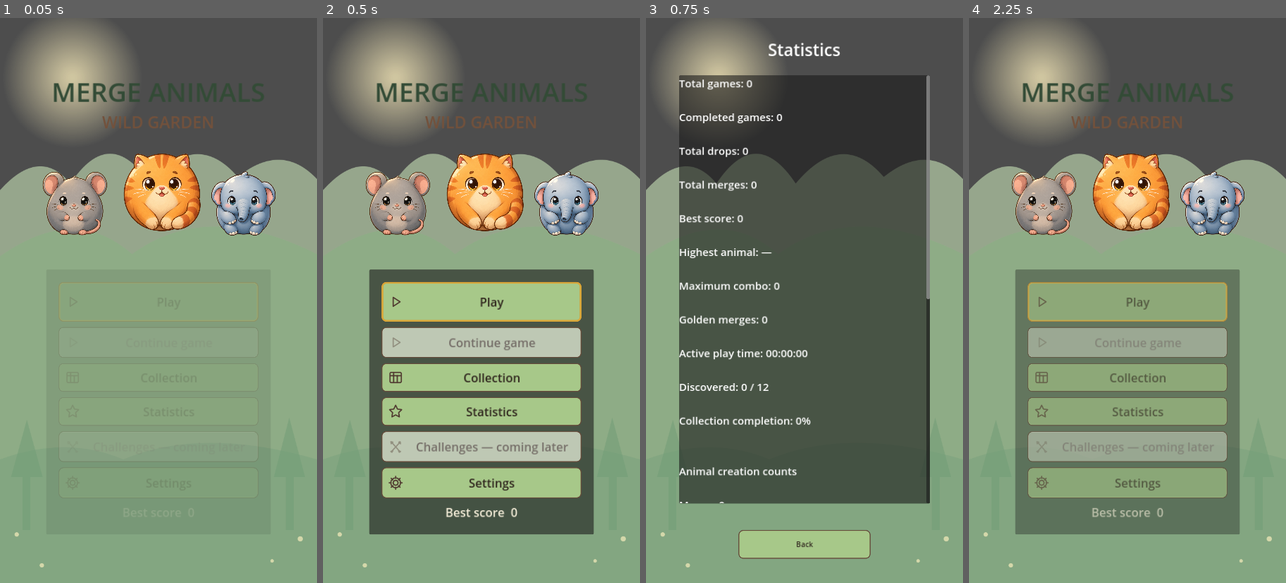
Above: before the commit, frames 1-4 (left to right).
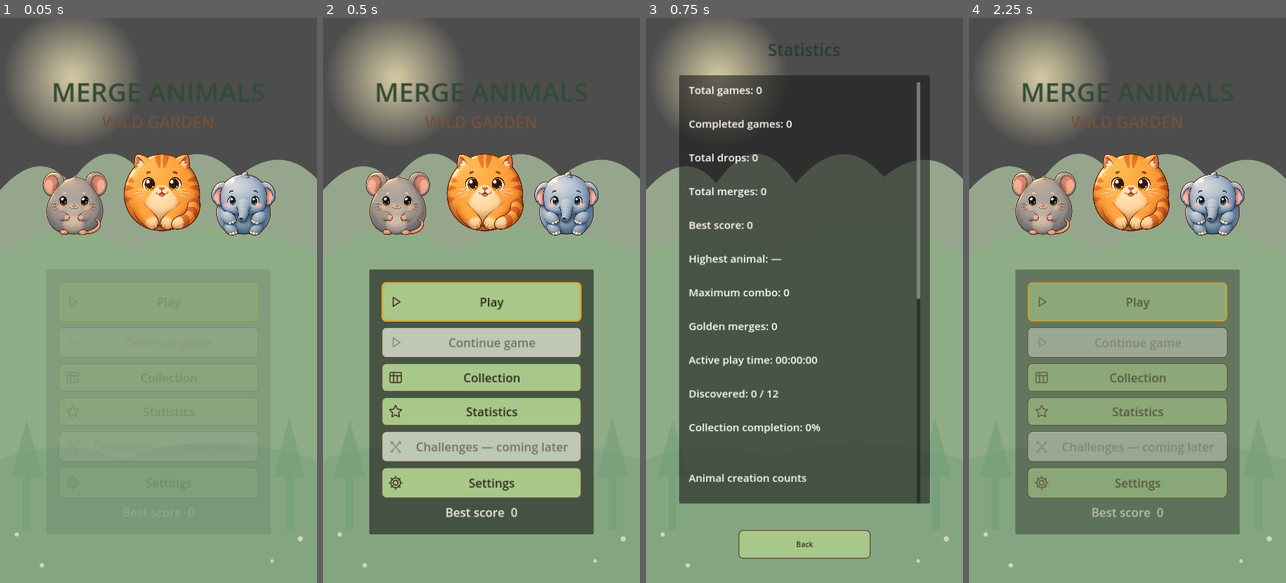
Above: after the commit, the same moments.

Repository: sandikovcusu-commits/MergeAnimal
Game: Godot game, scene res://scenes/ui/MainMenu.tscn
Two runs of this game, one before a commit and one after it. Both use one fixed random seed, a clock stepped at 60 frames per second and the inputs below.
Inputs (mouse positions are in pixels of both pictures, inside the frame that each line leads up to):
- Up to frame 1 (0.05 s): no input
- Up to frame 2 (0.5 s): no input
- Up to frame 3 (0.75 s): click "Statistics" at 0.5 s
- Up to frame 4 (2.25 s): tap Enter (ui_accept) at 1.25, 1.52 s; move the mouse to (1197, 272) at 1.27 s; click (1197, 272) at 1.42 s; click "Back" at 2 s

Frames 1-2 are identical in both runs. In frame 3, 7.1% of the frame differs, in the area x 10-90%, y 4-86%; in frame 4, nothing differs.

Commit message:
Improve collection legibility and guard corrupt progression
Co-authored-by: arena-agent <297053741+arena-agent@users.noreply.github.com>

Diff:
--- a/MergeAnimals/scripts/save/SessionSave.gd
+++ b/MergeAnimals/scripts/save/SessionSave.gd
@@ -45,7 +45,8 @@
 	for path in [PATH, PATH + ".bak"]:
 		var envelope := SaveManager._read_envelope(path)
 		if envelope.status in ["future", "io_error"] or _future_schema(envelope): return false
-	return true
+	var doc := load_document()
+	return doc.status in ["ok", "recovered", "missing"]
 
 static func _inactive(data: Dictionary) -> bool:
 	return data.get("session_version") == 1 and data.get("active") == false and (not data.has("progression") or Progression.valid(data.progression))
--- a/MergeAnimals/scripts/ui/Collection.gd
+++ b/MergeAnimals/scripts/ui/Collection.gd
@@ -2,8 +2,6 @@
 const FOREST := preload("res://assets/backgrounds/forest_garden.svg")
 const THEME := preload("res://assets/ui/themes/forest.tres")
 const IDS := Progression.IDS
-const NAMES := ["Mouse", "Hamster", "Rabbit", "Cat", "Dog", "Fox", "Raccoon", "Koala", "Panda", "Bear", "Lion", "Elephant"]
-const DESCRIPTIONS := ["A curious little garden visitor.", "A tiny friend with full cheeks.", "A gentle, energetic hopper.", "A playful and watchful companion.", "A loyal friend with a happy spirit.", "A clever explorer of the woods.", "A nimble collector with a striped tail.", "A peaceful tree-loving friend.", "A calm bear with a love of leaves.", "A large and gentle forest friend.", "A proud and warm-hearted guardian.", "A mighty friend with a gentle trunk."]
 var progress: Dictionary
 var cards: Array[Button] = []
 var detail: PanelContainer
@@ -20,8 +18,12 @@
 
 func _build() -> void:
 	var background := TextureRect.new(); background.texture = FOREST; background.set_anchors_and_offsets_preset(Control.PRESET_FULL_RECT); background.expand_mode = TextureRect.EXPAND_IGNORE_SIZE; background.mouse_filter = Control.MOUSE_FILTER_IGNORE; add_child(background)
-	var heading := Label.new(); heading.position = Vector2(80,  …(121 unchanged characters)… size_override("font_size", 36); heading.text = tr("COLLECTION_TITLE"); add_child(heading)
-	var progress_text := Label.new(); progress_text.position = Vector2(80, 108); progress_text.size = Vector2(560, 35); progress_text.horizontal_alignment = HORIZONTAL_ALIGNMENT_CENTER; progress_text.add_theme_font_size_override("font_size", 24); progress_text.text = "%s  %d / 12" % [tr("DISCOVERED"), Progression.discovered(progress)]; add_child(progress_text)
+	var heading := Label.new(); heading.position = Vector2(80,  …(121 unchanged characters)… size_override("font_size", 36); heading.add_theme_color_override("font_color", Color("263e2b")); heading.text = tr("COLLECTION_TITLE"); add_child(heading)
+	if SessionSave.load_document().status in ["corrupt", "future", "io_error"]:
+		var warning := Label.new(); warning.position = Vector2(100, 300); warning.size = Vector2(520, 180); warning.autowrap_mode = TextServer.AUTOWRAP_WORD_SMART; warning.text = tr("DATA_UNAVAILABLE"); warning.add_theme_font_size_override("font_size", 26); warning.add_theme_color_override("font_color", Color("263e2b")); add_child(warning)
+		_add_back()
+		return
+	var progress_text := Label.new(); progress_text.position = Vector2(80, 108); progress_text.size = Vector2(560, 35); progress_text.horizontal_alignment = HORIZONTAL_ALIGNMENT_CENTER; progress_text.add_theme_font_size_override("font_size", 24); progress_text.add_theme_color_override("font_color", Color("263e2b")); progress_text.text = "%s  %d / 12" % [tr("DISCOVERED"), Progression.discovered(progress)]; add_child(progress_text)
 	var bar := ProgressBar.new(); bar.position = Vector2(110, 150); bar.size = Vector2(500, 24); bar.max_value = 12; bar.value = Progression.discovered(progress); bar.show_percentage = false; add_child(bar)
 	scroll = ScrollContainer.new(); scroll.name = "CollectionScroll"; scroll.position = Vector2(55, 195); scroll.size = Vector2(610, 938); scroll.horizontal_scroll_mode = ScrollContainer.SCROLL_MODE_DISABLED; add_child(scroll)
 	var grid := GridContainer.new(); grid.name = "AnimalGrid"; grid.columns = 3; grid.size_flags_horizontal = Control.SIZE_EXPAND_FILL; grid.add_theme_constant_override("h_separation", 8); grid.add_theme_constant_override("v_separation", 8); scroll.add_child(grid)
@@ -35,13 +37,16 @@
 		var art := TextureRect.new(); art.name = "Sprite"; art.custom_minimum_size = Vector2(100, 86); art.texture = data.sprite; art.expand_mode = TextureRect.EXPAND_IGNORE_SIZE; art.stretch_mode = TextureRect.STRETCH_KEEP_ASPECT_CENTERED; art.mouse_filter = Control.MOUSE_FILTER_IGNORE
 		if not unlocked: art.modulate = Color(0.12, 0.16, 0.13, 0.92)
 		column.add_child(art)
-		for line in ["%s · %d" % [tr(data.translation_key), i + 1], tr("UNLOCKED") if unlocked else tr("LOCKED"), "%s: %d" % [tr("CREATED"), int(entry.count)], str(entry.date).substr(0, 10) if unlocked else tr("UNDISCOVERED"), DESCRIPTIONS[i] if unlocked else tr("UNLOCK_HINT")]:
-			var label := Label.new(); label.text = line; label.horizontal_alignment = HORIZONTAL_ALIGNMENT_CENTER; label.add_theme_font_size_override("font_size", 15); label.autowrap_mode = TextServer.AUTO …(90 unchanged characters)…
+		for line in ["%s · %s %d" % [tr(data.translation_key), tr("LEVEL"), i + 1], tr("UNLOCKED") if unlocked else tr("LOCKED"), "%s: %d" % [tr("CREATED"), int(entry.count)], str(entry.date).substr(0, 10) if unlocked else tr("UNDISCOVERED"), tr("ANIMAL_DESC_" + IDS[i].to_upper()) if unlocked else tr("UNLOCK_HINT")]:
+			var label := Label.new(); label.text = line; label.horizontal_alignment = HORIZONTAL_ALIGNMENT_CENTER; label.add_theme_font_size_override("font_size", 18); label.add_theme_color_override("font_color", Color("203a28")); label.autowrap_mode = TextServer.AUTO …(90 unchanged characters)…
 		if not unlocked:
 			var lock := TextureRect.new(); lock.name = "Lock"; lock.texture = load("res://assets/ui/icons/lock.svg"); lock.position = Vector2(148, 10); lock.size = Vector2(24, 24); lock.expand_mode = TextureRect.EXPAND_IGNORE_SIZE; lock.mouse_filter = Control.MOUSE_FILTER_IGNORE; card.add_child(lock)
 		card.pressed.connect(func(): _show_detail(index))
+	_add_back()
+	_build_detail()
+
+func _add_back() -> void:
 	var back := Button.new(); back.name = "Back"; back.text = tr("BACK"); back.position = Vector2(210, 1160); back.size = Vector2(300, 65); add_child(back); back.pressed.connect(func(): get_tree().change_scene_to_file("res://scenes/ui/MainMenu.tscn"))
-	_build_detail()
 
 func _build_detail() -> void:
 	detail = PanelContainer.new(); detail.name = "AnimalDetails"; detail.position = Vector2(95, 300); detail.size = Vector2(530, 600); detail.z_index = 10; detail.visible = false; add_child(detail)
@@ -56,5 +61,5 @@
 	var unlocked := int(entry.count) > 0
 	detail_image.texture = data.sprite
 	detail_image.modulate = Color.WHITE if unlocked else Color(0.12, 0.16, 0.13, 0.92)
-	detail_label.text = "%s\n%s %d · %s\n%s: %d\n%s: %s\n\n%s"  …(144 unchanged characters)… UND"), entry.date if unlocked else "—", DESCRIPTIONS[index] if unlocked else tr("UNLOCK_HINT")]
+	detail_label.text = "%s\n%s %d · %s\n%s: %d\n%s: %s\n\n%s"  …(144 unchanged characters)… UND"), entry.date if unlocked else "—", tr("ANIMAL_DESC_" + IDS[index].to_upper()) if unlocked else tr("UNLOCK_HINT")]
 	detail.visible = true
--- a/MergeAnimals/scripts/ui/Statistics.gd
+++ b/MergeAnimals/scripts/ui/Statistics.gd
@@ -8,18 +8,25 @@
 	theme = THEME
 	progress = SessionSave.load_progression()
 	var background := TextureRect.new(); background.texture = FOREST; background.set_anchors_and_offsets_preset(Control.PRESET_FULL_RECT); background.expand_mode = TextureRect.EXPAND_IGNORE_SIZE; background.mouse_filter = Control.MOUSE_FILTER_IGNORE; add_child(background)
-	var heading := Label.new(); heading.position = Vector2(60,  …(146 unchanged characters)… me_font_size_override("font_size", 38); add_child(heading)
+	var heading := Label.new(); heading.position = Vector2(60,  …(146 unchanged characters)… me_font_size_override("font_size", 38); heading.add_theme_color_override("font_color", Color("263e2b")); add_child(heading)
+	if SessionSave.load_document().status in ["corrupt", "future", "io_error"]:
+		var warning := Label.new(); warning.position = Vector2(100, 300); warning.size = Vector2(520, 180); warning.autowrap_mode = TextServer.AUTOWRAP_WORD_SMART; warning.text = tr("DATA_UNAVAILABLE"); warning.add_theme_font_size_override("font_size", 26); warning.add_theme_color_override("font_color", Color("263e2b")); add_child(warning)
+		_add_back()
+		return
 	var panel := PanelContainer.new(); panel.position = Vector2(75, 130); panel.size = Vector2(570, 970); add_child(panel)
-	var scroll := ScrollContainer.new(); scroll.horizontal_scroll_mode = ScrollContainer.SCROLL_MODE_DISABLED; panel.add_child(scroll)
+	var margins := MarginContainer.new(); margins.add_theme_constant_override("margin_left", 22); margins.add_theme_constant_override("margin_right", 22); margins.add_theme_constant_override("margin_top", 15); panel.add_child(margins)
+	var scroll := ScrollContainer.new(); scroll.horizontal_scroll_mode = ScrollContainer.SCROLL_MODE_DISABLED; margins.add_child(scroll)
 	text_label = Label.new(); text_label.name = "StatisticsText"; text_label.size_flags_horizontal = Control.SIZE_EXPAND_FILL; text_label.autowrap_mode = TextServer.AUTOWRAP_WORD_SMART; text_label.add_theme_font_size_override("font_size", 24); scroll.add_child(text_label)
 	var discovered := Progression.discovered(progress)
 	var highest := "—" if int(progress.highest_animal) == 0 else CollectionNames.name_for_level(int(progress.highest_animal))
-	var values := [["TOTAL_GAMES", progress.total_games], ["COMPLETED_GAMES", progress.completed_games], ["TOTAL_DROPS", progress.total_drops], ["TOTAL_MERGES", progress.total_merges], ["BEST_SCORE", progress.best_score], ["HIGHEST_ANIMAL", highest], ["MAX_COMBO", progress.max_combo], ["GOLDEN_MERGES", progress.golden_merges], ["PLAY_TIME", _format_time(float(prog …(121 unchanged characters)…
+	var values := [["TOTAL_GAMES", int(progress.total_games)], ["COMPLETED_GAMES", int(progress.completed_games)], ["TOTAL_DROPS", int(progress.total_drops)], ["TOTAL_MERGES", int(progress.total_merges)], ["BEST_SCORE", int(progress.best_score)], ["HIGHEST_ANIMAL", highest], ["MAX_COMBO", int(progress.max_combo)], ["GOLDEN_MERGES", int(progress.golden_merges)], ["PLAY_TIME", _format_time(float(prog …(121 unchanged characters)…
 	var lines: Array[String] = []
 	for pair in values: lines.append("%s: %s" % [tr(pair[0]), str(pair[1])])
 	lines.append("\n" + tr("ANIMAL_COUNTS"))
 	for i in range(12): lines.append("%s: %d" % [CollectionNames.name_for_level(i + 1), int(progress.animals[Progression.IDS[i]].count)])
 	text_label.text = "\n\n".join(lines)
+	_add_back()
+func _add_back() -> void:
 	var back := Button.new(); back.name = "Back"; back.text = tr("BACK"); back.position = Vector2(210, 1160); back.size = Vector2(300, 65); add_child(back); back.pressed.connect(func(): get_tree().change_scene_to_file("res://scenes/ui/MainMenu.tscn"))
 func _format_time(seconds: float) -> String:
 	var n := int(seconds)
--- a/MergeAnimals/scripts/ui/UIStrings.gd
+++ b/MergeAnimals/scripts/ui/UIStrings.gd
@@ -21,10 +21,10 @@
 	for locale in save_messages:
 		messages[locale].merge(save_messages[locale])
 	var collection_messages := {
-		"en": {"COLLECTION_TITLE":"Animal Collection", " …(586 unchanged characters)…
-		"az": {"COLLECTION_TITLE":"Heyvan kolleksiyası", …(590 unchanged characters)…
-		"tr": {"COLLECTION_TITLE":"Hayvan koleksiyonu",  …(591 unchanged characters)…
-		"ru": {"COLLECTION_TITLE":"Коллекция животных",  …(581 unchanged characters)…
+		"en": {"DATA_UNAVAILABLE":"Saved data is unavailable. Your files were not replaced.", "COLLECTION_TITLE":"Animal Collection", " …(586 unchanged characters)…
+		"az": {"DATA_UNAVAILABLE":"Saxlanmış məlumat əlçatan deyil. Fayllar dəyişdirilmədi.", "COLLECTION_TITLE":"Heyvan kolleksiyası", …(590 unchanged characters)…
+		"tr": {"DATA_UNAVAILABLE":"Kayıtlı veriler kullanılamıyor. Dosyalar değiştirilmedi.", "COLLECTION_TITLE":"Hayvan koleksiyonu",  …(591 unchanged characters)…
+		"ru": {"DATA_UNAVAILABLE":"Сохранённые данные недоступны. Файлы не изменены.", "COLLECTION_TITLE":"Коллекция животных",  …(581 unchanged characters)…
 	}
 	var animal_names := {
 		"en": ["Mouse", "Hamster", "Rabbit", "Cat", "Dog", "Fox", "Raccoon", "Koala", "Panda", "Bear", "Lion", "Elephant"],
@@ -32,9 +32,17 @@
 		"tr": ["Fare", "Hamster", "Tavşan", "Kedi", "Köpek", "Tilki", "Rakun", "Koala", "Panda", "Ayı", "Aslan", "Fil"],
 		"ru": ["Мышь", "Хомяк", "Кролик", "Кошка", "Собака", "Лиса", "Енот", "Коала", "Панда", "Медведь", "Лев", "Слон"]
 	}
+	var animal_descriptions := {
+		"en": ["A curious little garden visitor.", "A tiny friend with full cheeks.", "A gentle, energetic hopper.", "A playful and watchful companion.", "A loyal friend with a happy spirit.", "A clever explorer of the woods.", "A nimble collector with a striped tail.", "A peaceful tree-loving friend.", "A calm bear with a love of leaves.", "A large and gentle forest friend.", "A proud and warm-hearted guardian.", "A mighty friend with a gentle trunk."],
+		"az": ["Maraqlı kiçik bağ qonağı.", "Yanaqları dolu balaca dost.", "Şən və zərif hoppanan dost.", "Oynaq və diqqətli yoldaş.", "Şən və sadiq dost.", "Meşənin ağıllı kəşfiyyatçısı.", "Zolaqlı quyruqlu çevik toplayıcı.", "Ağacları sevən sakit dost.", "Yarpaqları sevən sakit ayı.", "İri və mehriban meşə dostu.", "Qürurlu və mehriban gözətçi.", "Xortumlu, güclü və zərif dost."],
+		"tr": ["Meraklı küçük bahçe konuğu.", "Yanakları dolu küçük dost.", "Neşeli ve nazik bir zıpzıp.", "Oyuncu ve dikkatli bir arkadaş.", "Neşeli ve sadık bir dost.", "Ormanın zeki kâşifi.", "Çizgili kuyruklu çevik toplayıcı.", "Ağaçları seven sakin dost.", "Yaprakları seven sakin ayı.", "Büyük ve nazik orman dostu.", "Gururlu ve sıcak kalpli bekçi.", "Hortumlu, güçlü ve nazik dost."],
+		"ru": ["Любопытный маленький гость сада.", "Маленький друг с полными щёчками.", "Нежный и энергичный прыгун.", "Игривый и внимательный друг.", "Верный и весёлый друг.", "Умный исследователь леса.", "Ловкий собиратель с полосатым хвостом.", "Спокойный любитель деревьев.", "Спокойный медведь, любящий листья.", "Большой и добрый лесной друг.", "Гордый и добросердечный защитник.", "Сильный и нежный друг с хоботом."]
+	}
 	for locale in collection_messages:
 		messages[locale].merge(collection_messages[locale])
-		for i in range(12): messages[locale]["ANIMAL_" + Progression.IDS[i].to_upper()] = animal_names[locale][i]
+		for i in range(12):
+			messages[locale]["ANIMAL_" + Progression.IDS[i].to_upper()] = animal_names[locale][i]
+			messages[locale]["ANIMAL_DESC_" + Progression.IDS[i].to_upper()] = animal_descriptions[locale][i]
 	var tutorial_messages := {
 		"en": {"REPLAY_TUTORIAL":"Replay tutorial", "SKIP":"Skip", "DONE":"Done", "TUTORIAL_MOVE":"Drag left or right to aim" …(224 unchanged characters)…
 		"az": {"REPLAY_TUTORIAL":"Təlimatı təkrarla", "SKIP":"Keç", "DONE":"Bitir", "TUTORIAL_MOVE":"Nişan almaq üçün sağa və …(237 unchanged characters)…
--- a/MergeAnimals/tests/integration/day62_collection.gd
+++ b/MergeAnimals/tests/integration/day62_collection.gd
@@ -27,6 +27,16 @@
 	check(migrated.best_score == 432 and migrated.total_games == 1 and Progression.discovered(migrated) == 0, "legacy migration preserves best without invented animals")
 	check(SettingsStore.load_values().language == "az", "legacy settings preserved")
 	legacy_game.queue_free(); await process_frame
+	paused = true
+	var legacy_menu = (load("res://scenes/ui/MainMenu.tscn") as PackedScene).instantiate()
+	root.add_child(legacy_menu); current_scene = legacy_menu; await process_frame
+	legacy_menu.continue_button.pressed.emit(); await frames(5)
+	var restored_legacy = current_scene
+	check(restored_legacy.has_method("save_session") and str(restored_legacy.rng.state) == legacy.rng_state and str(restored_legacy.current_data.id) == legacy.current and restored_legacy.best_score == 432, "legacy Continue restores session and best")
+	check(restored_legacy.save_session() == OK and SessionSave.load_session().data.has("progression") and Progression.discovered(restored_legacy.progression) == 0, "legacy session migrates without fake discovery")
+	paused = false
+	restored_legacy.queue_free(); await process_frame
+	current_scene = null
 	for suffix in ["", ".bak", ".tmp", ".bak.tmp"]:
 		DirAccess.remove_absolute(ProjectSettings.globalize_path(SessionSave.PATH + suffix))
 	set_meta("tutorial_requested", true)
@@ -59,7 +69,9 @@
 	game.debug_panel.visible = true
 	var before_count: int = int(game.progression.animals.rabbit.count)
 	game._debug_pair()
-	check(game.session_tainted and int(game.progression.animals.rabbit.count) == before_count, "debug spawn cannot progress collection")
+	var merges_before_debug: int = int(game.progression.total_merges)
+	for i in range(250): await physics_frame
+	check(game.session_tainted and int(game.progression.animals.rabbit.count) == before_count and int(game.progression.total_merges) == merges_before_debug, "debug spawn and subsequent collisions cannot progress collection or merge stats")
 	# New untainted session retains prior progress. Restart itself does not complete a game.
 	game._restart(); await frames(5); game = current_scene
 	check(int(game.progression.total_games) == 2 and int(game.progression.completed_games) == 0, "restart starts another game without completion")
@@ -81,6 +93,9 @@
 	var collection = current_scene
 	check(collection.cards.size() == 12 and collection.get_node_or_null("CollectionScroll/AnimalGrid") != null, "collection has 12 cards in three-column grid")
 	check(collection.cards[0].find_child("Lock", true, false) == null and collection.cards[11].find_child("Lock", true, false) != null, "unlocked and locked cards render appropriate state")
+	collection.scroll.scroll_vertical = int(collection.scroll.get_v_scroll_bar().max_value)
+	await frames()
+	check(collection.scroll.scroll_vertical > 0, "collection grid scrolls to later animals")
 	collection.cards[0].pressed.emit(); await frames()
 	check(collection.detail.visible and collection.detail_label.text.contains("2"), "animal detail opens with persisted count")
 	collection.detail_close.pressed.emit(); await frames()
@@ -103,6 +118,9 @@
 	paused = false
 	# Simulated bodies with legitimate eligibility exercise real physics golden contact in this isolated test.
 	game.danger_monitor.set_physics_process(false)
+	# A pre-existing Elephant discovery is a test fixture, not an awarded discovery.
+	game.progression.animals.elephant = {"count": 3, "date": "2026-01-01 12:00:00"}
+	game.progression.highest_animal = 12
 	var a: Animal = game.create_animal(game.animals[11], Vector2(225, 700))
 	var b: Animal = game.create_animal(game.animals[11], Vector2(495, 700))
 	a.progression_eligible = true; b.progression_eligible = true
@@ -111,11 +129,19 @@
 		await physics_frame
 		if int(game.progression.golden_merges) > 0: break
 	check(int(game.progression.golden_merges) == 1 and int(game.progression.total_merges) == 2, "real golden collision counted once")
-	check(int(game.progression.animals.mouse.count) == 2 and int(game.progression.animals.hamster.count) == 1 and int(game.progression.animals.elephant.count) == 0, "golden merge does not erase collection or invent fixture discovery")
+	check(int(game.progression.animals.mouse.count) == 2 and int(game.progression.animals.hamster.count) == 1 and int(game.progression.animals.elephant.count) == 3 and game.progression.animals.elephant.date == "2026-01-01 12:00:00", "golden merge preserves existing Elephant discovery")
 	game._on_game_over()
 	check(int(game.progression.completed_games) == 1 and SessionSave.load_session().status == "missing", "completion counted once, no continue after game over")
 	game._on_game_over()
 	check(int(game.progression.completed_games) == 1, "game-over reentry does not duplicate completion")
+	check(int(SessionSave.load_progression().animals.elephant.count) == 3, "golden collection persists after game over")
+	file = FileAccess.open(SessionSave.PATH, FileAccess.WRITE); file.store_string("broken primary"); file.close()
+	file = FileAccess.open(SessionSave.PATH + ".bak", FileAccess.WRITE); file.store_string("broken backup"); file.close()
+	check(SessionSave.load_document().status == "corrupt" and SessionSave.clear_session() == ERR_UNAVAILABLE, "two corrupt copies are not overwritten")
 	paused = false
+	var unavailable = (load("res://scenes/ui/Collection.tscn") as PackedScene).instantiate()
+	root.add_child(unavailable); await process_frame
+	check(unavailable.cards.is_empty(), "unrecoverable data is not presented as empty collection")
+	unavailable.queue_free()
 	print("DAY62 collection and statistics checks=%d failures=%d" % [checks, failures])
 	quit(1 if failures else 0)
